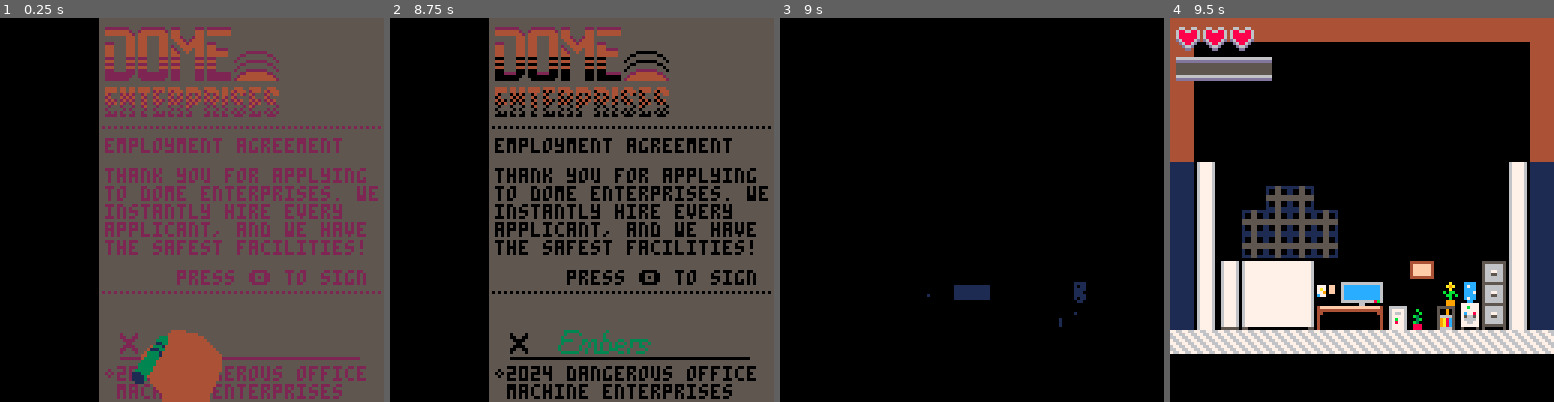
Above: before the commit, frames 1-4 (left to right).
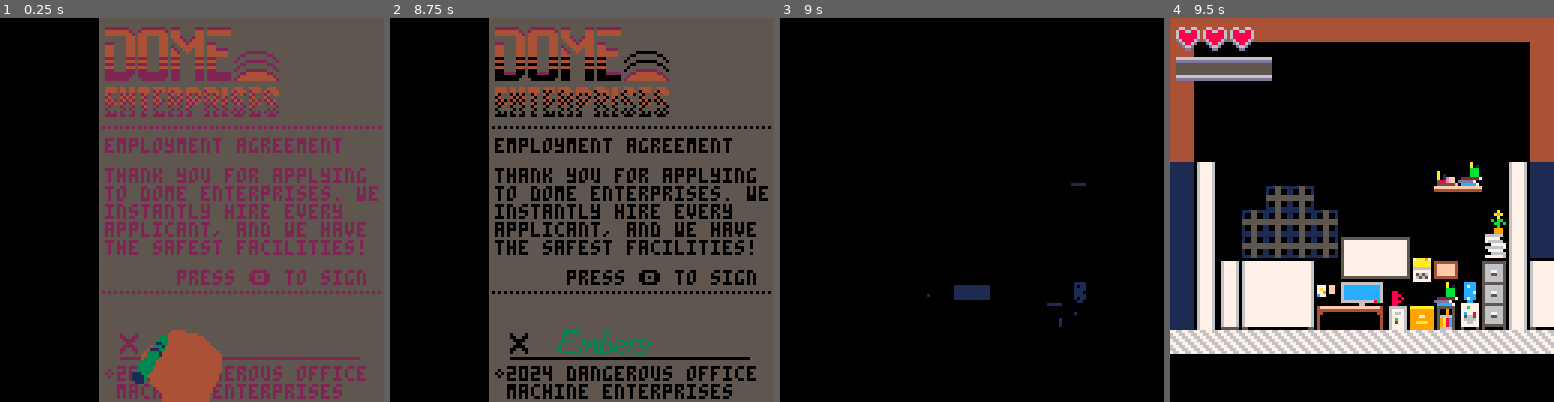
Above: after the commit, the same moments.

Repository: aritosuits/onebuttonjam2024
Game: PICO-8 cartridge cart.p8
Same seed, same stepped clock (60 frames per second), same inputs: the game is played once before the commit and once after it.
Inputs:
- Up to frame 1 (0.25 s): no input
- Up to frame 2 (8.75 s): tap O (Z key) at 0.33, 0.7, 1.43, 2.22, 3.1, 3.98, 4.87, 5.75, 6.63, 7.52, 8.4 s
- Up to frame 3 (9 s): no input
- Up to frame 4 (9.5 s): tap O (Z key) at 9.28 s

Frames 1-2 are identical in both runs. In frame 3, less than 0.1% of the frame differs, in the area x 69-80%, y 42-75%; in frame 4, 5.4%, in the area x 44-100%, y 37-82%.

Commit message:
Adding a bunch more sprites, some test code to spawn Embers

Diff:
--- a/cart.p8
+++ b/cart.p8
@@ -161,14 +162,14 @@
 ea0000000000000000000000000000ea00000000000000000000000000000000000000000000000000000000000000000000000000000000000000000000000000000000000000000000000000000000000000000000000000000000000000000000000000000000000000000000000000000000000000000000000000000000
 ea0000000000000000000000000000ea00000000000000000000000000000000000000000000000000000000000000000000000000000000000000000000000000000000000000000000000000000000000000000000000000000000000000000000000000000000000000000000000000000000000000000000000000000000
 ea0000000000000000000000000000ea00000000000000000000000000000000000000000000000000000000000000000000000000000000000000000000000000000000000000000000000000000000000000000000000000000000000000000000000000000000000000000000000000000000000000000000000000000000
-a09900000000000000000081950099a000000000000000000000000000000000000000000000000000000000000000000000000000000000000000000000000000000000000000000000000000000000000000000000000000000000000000000000000000000000000000000000000000000000000000000000000000000000
-a09900008080000000000000000099a000000000000000000000000000000000000000000000000000000000000000000000000000000000000000000000000000000000000000000000000000000000000000000000000000000000000000000000000000000000000000000000000000000000000000000000000000000000
-a09900808080800081810000000099a000000000000000000000000000000000000000000000000000000000000000000000000000000000000000000000000000000000000000000000000000000000000000000000000000000000000000000000000000000000000000000000000000000000000000000000000000000000
-a09900808080800081810000000099a000000000000000000000000000000000000000000000000000000000000000000000000000000000000000000000000000000000000000000000000000000000000000000000000000000000000000000000000000000000000000000000000000000000000000000000000000000000
-a099898a8b8c000000008385008899a000000000000000000000000000000000000000000000000000000000000000000000000000000000000000000000000000000000000000000000000000000000000000000000000000000000000000000000000000000000000000000000000000000000000000000000000000000000
-a099999a9b9c90a2a3810084879899a000000000000000000000000000000000000000000000000000000000000000000000000000000000000000000000000000000000000000000000000000000000000000000000000000000000000000000000000000000000000000000000000000000000000000000000000000000000
-a099a9aaabacb5b6b7a4939497a899a000000000000000000000000000000000000000000000000000000000000000000000000000000000000000000000000000000000000000000000000000000000000000000000000000000000000000000000000000000000000000000000000000000000000000000000000000000000
-a1a1a1a1a1a1a1a1a1a1a1a1a1a1a1a1eaeaeaeaeaeaeaeaeaeaeaeaeaeaeaeaeaeaeaeaeaeaeaeaeaeaeaeaeaeaeaeaeaeaeaeaeaeaeaeaeaeaeaeaeaeaeaeaeaeaeaeaeaeaeaeaeaeaeaeaeaeaeaeaeaeaeaeaeaeaeaeaeaeaeaeaeaeaeaeaeaeaeaeaeaeaeaeaeaeaeaeaeaeaeaeaeaeaeaeaeaeaeaeaeaeaeaeaeaeaeaea
+a099000000000000000000b9840099a000000000000000000000000000000000000000000000000000000000000000000000000000000000000000000000000000000000000000000000000000000000000000000000000000000000000000000000000000000000000000000000000000000000000000000000000000000000
+a099000080800000000000b6b60099a00000000000a6a7000000000000000000000000000000000000000000000000000000000000000000000000000000000000000000000000000000000000000000000000000000000000000000000000000000000000000000000000000000000000000000000000000000000000000000
+a0990080808080000000000000a699a00080808000b6b6000000000000000000000000000000000000000000000000000000000000000000000000000000000000000000000000000000000000000000000000000000000000000000000000000000000000000000000000000000000000000000000000000000000000000000
+a0990080808080818283000000ba99a00080808000b400000000000000000000000000000000000000000000000000000000000000000000000000000000000000000000000000000000000000000000000000000000000000000000000000000000000000000000000000000000000000000000000000000000000000000000
+a099898a8b8c009192939da50088998a8b8c899300b6008e00009e00009d0000000000000000000000000000000000000000000000000000000000000000000000000000000000000000000000000000000000000000000000000000000000000000000000000000000000000000000000000000000000000000000000000000
+a099999a9b9c90a2a3bd00848798999a9b9c9994a2a393ad86859684000000bb00bcbdba0000000000000000000000000000000000000000000000000000000000000000000000000000000000000000000000000000000000000000000000000000000000000000000000000000000000000000000000000000000000000000
+a099a9aaabacb5b6b7a4b49497a899aaabaca994b5b6b795959595b484b8b5b6b6b6b7ad0000000000000000000000000000000000000000000000000000000000000000000000000000000000000000000000000000000000000000000000000000000000000000000000000000000000000000000000000000000000000000
+a1a1a1a1a1a1a1a1a1a1a1a1a1a1a1a1a1a1a1a1a1b2b2b2b0b0b0b1b1b1b1a1a1a1a1eaeaeaeaeaeaeaeaeaeaeaeaeaeaeaeaeaeaeaeaeaeaeaeaeaeaeaeaeaeaeaeaeaeaeaeaeaeaeaeaeaeaeaeaeaeaeaeaeaeaeaeaeaeaeaeaeaeaeaeaeaeaeaeaeaeaeaeaeaeaeaeaeaeaeaeaeaeaeaeaeaeaeaeaeaeaeaeaeaeaeaeaea
 
 
 
--- a/state.game.lua
+++ b/state.game.lua
@@ -4,7 +4,17 @@
 game.fade = true
 
 function game.enter()
+	printh("Entered game state enter")
 	hero = assemblage.player()
+	embers = entity.create(50, 50)
+	embers:attach("sprite", 0)
+	printh("Drew embers?")
+	printh(embers:has({'sprite'})) --presently returns false
+	printh(hero:has({'health'})) --false
+	printh(hero:has({'weapon'})) --false
+	printh(embers:has({'health'})) --false
+	printh(embers:has({'weapon'})) --false
+	printh(world.entities)
 end
 
 function game.update(dt)
Not shown, changed: 40 lines of the sprite sheet (__gfx__) section of cart.p8
